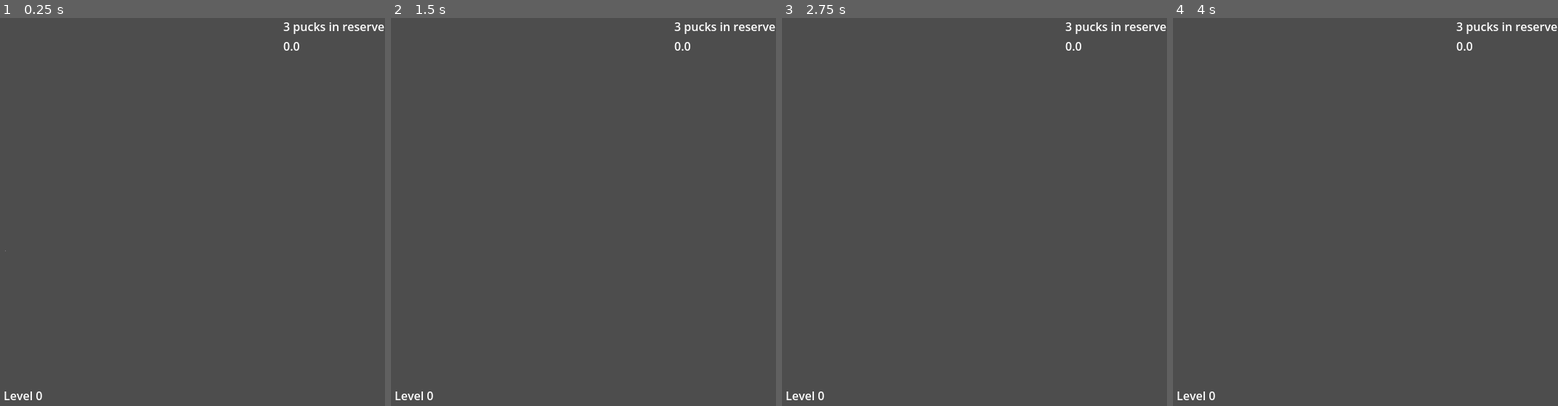
Above: before the commit, frames 1-4 (left to right).
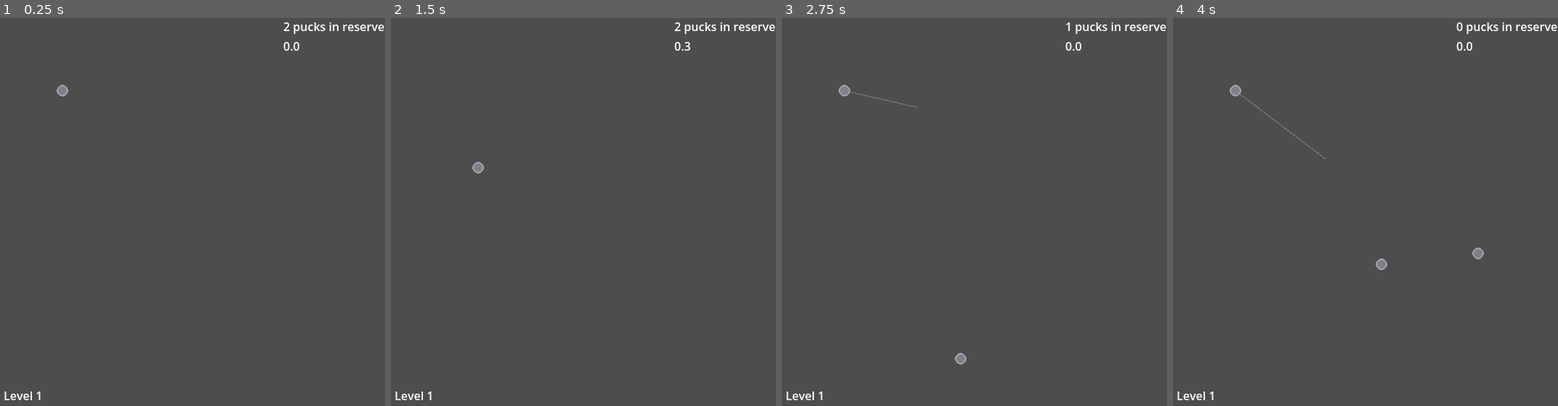
Above: after the commit, the same moments.

Repository: autumn-heights/levelherup-jam-2026
Game: Godot game, scene res://scenes/world.tscn
The game is run twice, just before and just after one commit, with the same random seed, the same clock (stepped at 60 frames per second) and the same inputs.
Inputs (mouse positions are in pixels of both pictures, inside the frame that each line leads up to):
- Up to frame 1 (0.25 s): no input
- Up to frame 2 (1.5 s): tap Enter at 0.5 s; move the mouse to (664, 196) at 0.52 s; press the mouse at (664, 196) at 0.53 s; tap Space at 1.25 s; move the mouse to (498, 235) at 1.27 s; release the mouse at (498, 235) at 1.28 s; click (498, 235) at 1.35 s
- Up to frame 3 (2.75 s): tap Enter at 2 s; move the mouse to (1009, 130) at 2.02 s; press the mouse at (1009, 130) at 2.03 s
- Up to frame 4 (4 s): move the mouse to (1342, 293) at 2.77 s; release the mouse at (1342, 293) at 2.78 s; click (1342, 293) at 2.85 s; move the mouse to (1477, 274) at 3.52 s; press the mouse at (1477, 274) at 3.53 s

The runs differ from the first frame. In frame 1, 0.1% of the frame differs, in the area x 1-76%, y 1-99%; in frame 2, 0.1%; in frame 3, 0.2%; in frame 4, 0.3%, in the area x 9-81%, y 1-99%.
Error before the commit: Invalid access to property or key 'create_puck_request' on a base object of type 'Node2D (thrower.gd)'. (res://scenes/world.gd:30)

Commit message:
imports details

Diff:
--- a/fill-bucket-golf/scenes/world.gd
+++ b/fill-bucket-golf/scenes/world.gd
@@ -27,7 +27,7 @@
 
 # Called when the node enters the scene tree for the first time.
 func _ready() -> void:
-	thrower.create_puck_request.connect(create_puck)
+	#thrower.create_puck_request.connect(create_puck)
 	thrower.shoot_puck.connect(shoot_puck)
 	wait_timer.timeout.connect(wait_timer_timeout)
 
Not shown, added: fill-bucket-golf/ART/Beanz.png.import
Not shown, added: fill-bucket-golf/ART/Beanz2.png.import
Not shown, added: fill-bucket-golf/ART/cat.png.import
Not shown, added: fill-bucket-golf/ART/panda.png.import
